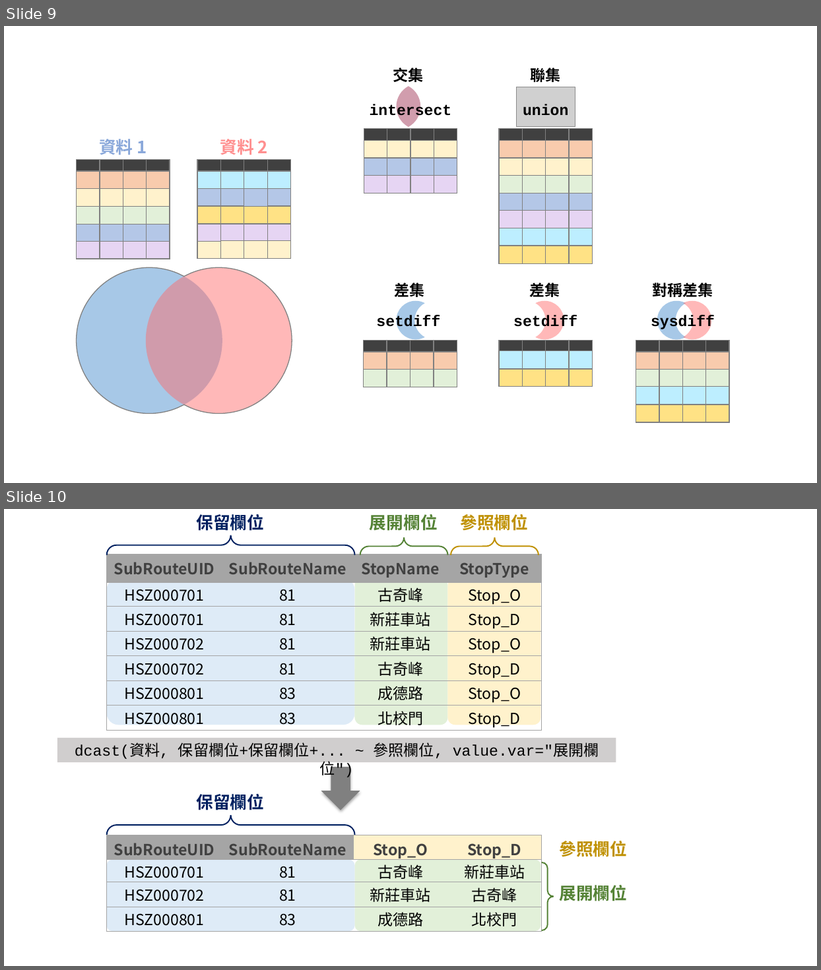
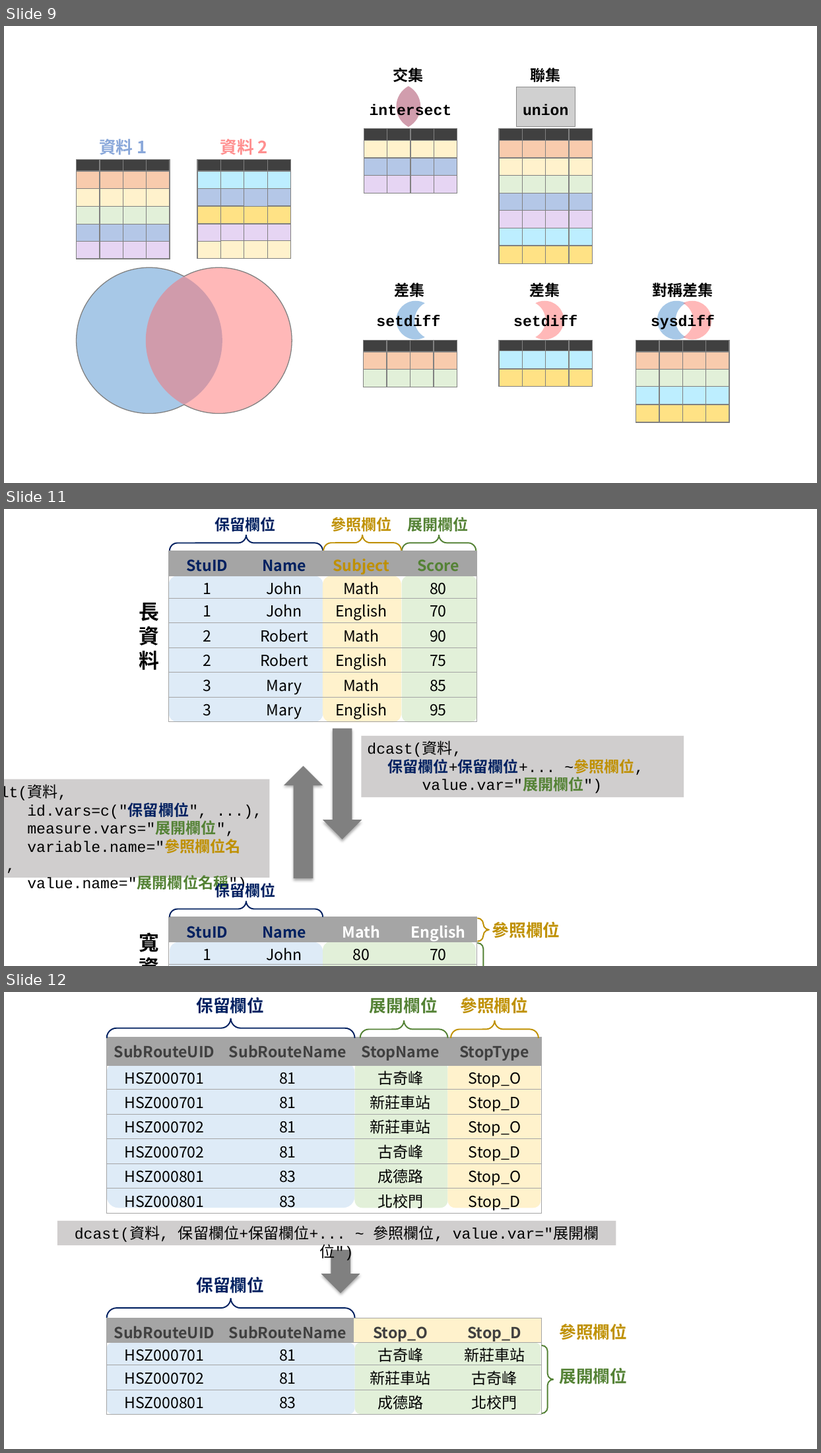
Before and after one commit to ChiaJung-Yeh/Transport-Analysis, a slide deck: figure/figure.pptx. Shown one above the other, each under a label of ours: slides 9 and 10 before the commit, slides 9, 11 and 12 after it; the slides between them are not shown. The pictures are 821x970 and 821x1453 pixels, drawn with LibreOffice and Linux fonts; fonts in the diff are those of the drawing; grey boxes stand for pictures. Boxes give left, top, right and bottom in pixels: in the first picture for what was removed or moved away, otherwise in the second. Text is boxed around its words. In the diff, an @@ line names an element or a change of style, - is before the commit and + after.

```diff
--- a/figure/figure.pptx
+++ b/figure/figure.pptx
@@ slide 11 added at [4, 509, 817, 966], background #FFFFFF @@
@@ text added at [215, 517, 275, 531], 18 pt, text #002060, bold @@
+保留欄位
@@ text added at [331, 517, 391, 531], 18 pt, text #BF9000, bold @@
+參照欄位
@@ text added at [407, 517, 468, 531], 18 pt, text #548235, bold @@
+展開欄位
@@ left brace added at [170, 535, 323, 551], outline #002060 1.5 pt @@
@@ left brace added at [323, 535, 402, 551], outline #BF9000 1.5 pt @@
@@ left brace added at [402, 535, 476, 551], outline #548235 1.5 pt @@
@@ table added at [169, 551, 476, 722], 7 rows, 4 columns @@
+StuID | Name | Subject | Score
+1 | John | Math | 80
+1 | John | English | 70
+2 | Robert | Math | 90
+2 | Robert | English | 75
+3 | Mary | Math | 85
+3 | Mary | English | 95
@@ rounded rectangle added at [169, 576, 323, 722], fill #DEEBF7 @@
@@ rounded rectangle added at [323, 576, 402, 723], fill #FFF2CC @@
@@ rounded rectangle added at [402, 576, 477, 723], fill #E2F0D9 @@
@@ text added at [139, 603, 160, 670], 24 pt, text #000000, bold @@
+長資料
@@ down arrow added at [323, 729, 362, 840], fill #808080 @@
@@ rectangle added at [362, 736, 684, 797], fill #D0CECE, 18 pt, text #000000 @@
+dcast(資料,
+保留欄位+保留欄位+... ~參照欄位,
+value.var="展開欄位")
@@ rectangle added at [4, 779, 269, 878], fill #D0CECE, 18 pt, text #000000 @@
+melt(資料,
+id.vars=c("保留欄位", ...),
+measure.vars="展開欄位",
+variable.name="參照欄位名稱",
+value.name="展開欄位名稱")
@@ down arrow added at [284, 766, 323, 879], fill #808080 @@
@@ text added at [215, 881, 275, 900], 18 pt, text #002060, bold @@
+保留欄位
@@ left brace added at [170, 902, 323, 918], outline #002060 1.5 pt @@
@@ table added at [169, 918, 476, 966], 4 rows, 4 columns @@
+StuID | Name | Math | English
+1 | John | 80 | 70
+2 | Robert | 90 | 75
+3 | Mary | 85 | 95
@@ left brace added at [477, 918, 489, 941], outline #BF9000 1.5 pt @@
@@ text added at [492, 922, 560, 939], 20 pt, text #BF9000, bold @@
+參照欄位
@@ text added at [139, 933, 160, 953], 24 pt, text #000000, bold @@
+寬資料
@@ rounded rectangle added at [169, 943, 322, 966], fill #DEEBF7 @@
@@ rounded rectangle added at [323, 942, 476, 966], fill #E2F0D9 @@
@@ left brace added at [477, 943, 489, 966], outline #548235 1.5 pt @@
@@ what was slide 10 is now slide 12 @@
```
Also in this commit, not shown: 1 other slide added, 6 other files.
